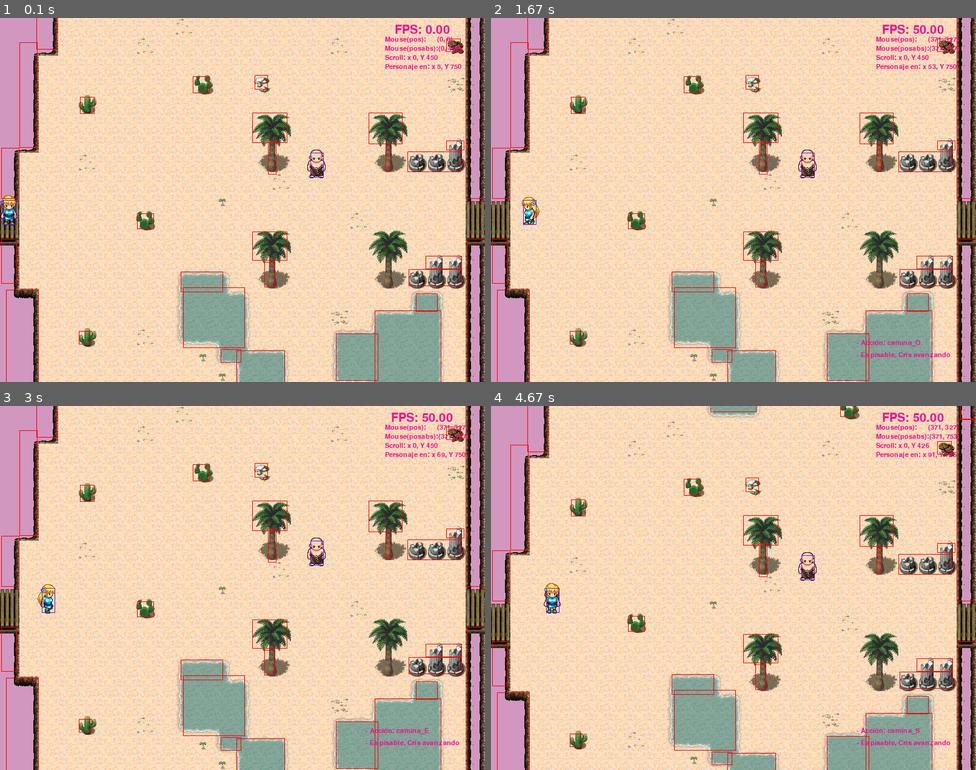
Above: before the commit, frames 1-4 (two rows, left to right).
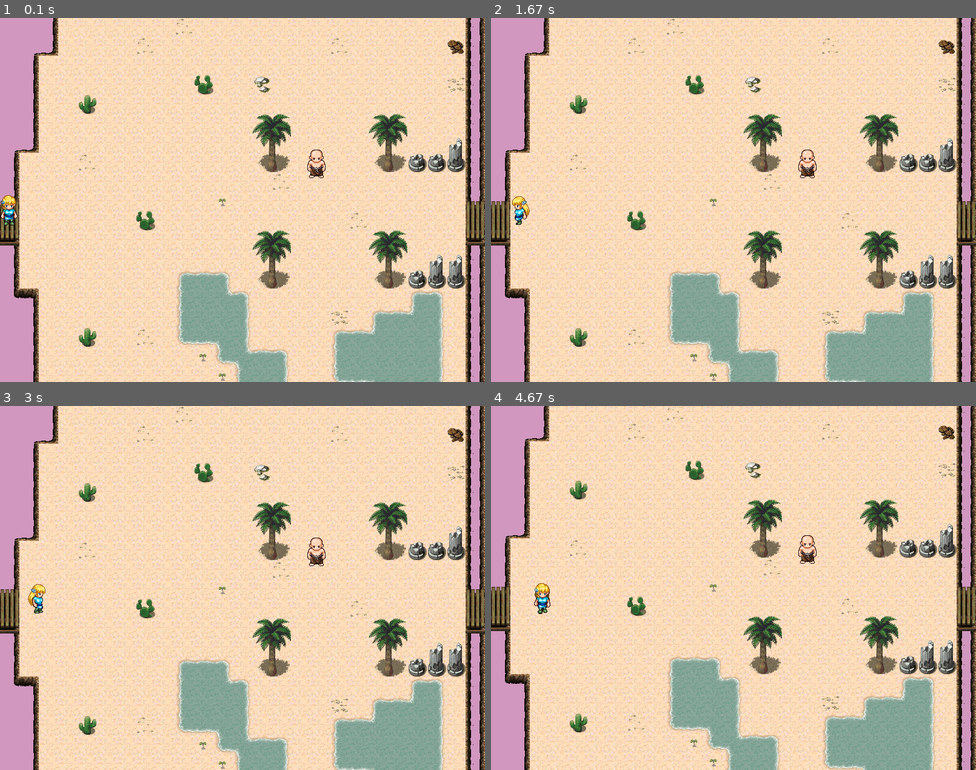
Above: after the commit, the same moments.

Repository: BigfooTsp/Pygame.Cris
Game: pygame game, started from juego.py
Same seed, same stepped clock (60 frames per second), same inputs: the game is played once before the commit and once after it.
Inputs (mouse positions are in pixels of both pictures, inside the frame that each line leads up to):
- Up to frame 1 (0.1 s): no input
- Up to frame 2 (1.67 s): hold P 0.33-0.8 s; hold Right 0.33-0.8 s; move the mouse to (714, 214) at 0.37 s; hold Right 0.83-1.3 s; hold Left 1.33-1.63 s
- Up to frame 3 (3 s): hold Right 1.67-2.13 s; hold Left 2.17-2.7 s; hold Right from 2.73 s (still down)
- Up to frame 4 (4.67 s): release Right at 3.03 s; hold Left 3.07-3.47 s; hold Up 3.5-3.87 s; hold Right 3.9-4.53 s; hold Down from 4.57 s (still down)

The runs differ from the first frame. In frame 1, 1.8% of the frame differs, in the area x 0-100%, y 0-100%; in frame 2, 2.4%; in frame 3, 2.4%; in frame 4, 29%.

Commit message:
Añadida pausa en el juego

Diff:
--- a/gamemanager/gamemanager.py
+++ b/gamemanager/gamemanager.py
@@ -23,10 +23,12 @@
 		pygame.display.set_caption('Cris en El Collao')
 		self.test_mode 	= test_mode 			# Estableciendo variable para modo test.
 		self.mouse_pos 	= (0,0)
+
 		# pygame.display.setimage
 		self.background = pygame.Surface(self.screen.get_size())
 		self.background = self.background.convert()
 		self.background.fill((209, 151, 191))
+		self._pausa = 0 # Se completa con un objeto pauseState instanciado en 'juego.py'
 		# instancia de personaje principal
 		self.player 	= elementos.Elemento('Cris', 'personaje_principal', (5,750), focus=True)
 
@@ -57,27 +59,22 @@
 		self.states[-1].start()
 
 	def pushState(self, gameState):
-		'''Inicia un state manteniendo la actual en pausa'''
-		print("iniciar state")
+		''' Pausa del juego'''
+		# El gameState debería de ser la pantalla de pausa.
 
 		if len(self.states) > 0:
-			state = self.states.pop()
-			state.pause()
+			self.states[-1].pause()
 
 		self.states.append(gameState)
 		self.states[-1].start()
 
-	def popstate(self, gameState):
+	def popState(self):
 		'''Retoma un state pausado anteriormente'''
 		print("retomando state")
 
 		if len(self.states) > 0:
-			state = self.states.pop()
-			state.cleanUp()
-
-		self.states.append(gameState)
+			self.states.pop()
 		self.states[-1].resume()
-
 
 	def quit(self):
 		'''Cierra el juego'''
@@ -94,15 +91,13 @@
 		''' Gestión de eventos manuales'''
 		teclado  = pygame.key.get_pressed()
 
-		for event in events:
+		for event in events: 									# Control del personaje
 			if event.type == pygame.QUIT:
 				self.quit()
-
-			if event.type == pygame.MOUSEMOTION:
-		            # imprime la posición del mouse
+			if event.type == pygame.MOUSEMOTION:				# imprime la posición del mouse
 		            self.mouse_pos = (pygame.mouse.get_pos())
 			else:
-				self.states[-1].handleEvents(event, teclado)
+				self.states[-1].handleEvents(event, teclado) 	# Control desde el State.
 
 		# Hacer pausa
 		#pygame.time.delay(milliseconds) -> int
--- a/gamemanager/states/CollaoState.py
+++ b/gamemanager/states/CollaoState.py
@@ -26,7 +26,6 @@
 		self.grupoelementos 	= grupo_state.GrupoState()			# grupo de objetos y personajes.
 		self.crear_elementos()	# configura self.grupoelementos con personajes y objetos del mapa
 		self.sonidos()
-		self.pause = False
 		self.test 		= [[]]	# listado de mensajes para modo test.
 
 
@@ -82,13 +81,11 @@
 
 	def pause(self):
 		print("GameState CollaoState Paused")
-		self.parent.pushState(PauseState)
+		pass
 
 	def resume(self):
 		print("GameState CollaoState Resumed")
-		if self.pause:
-			self.pause = False
-
+		pass
 
 	########################################################
 	################ BUCLE DE LA  PANTALLA #################
@@ -149,6 +146,11 @@
 			self.grupoelementos.elements[personaje].calc_nextaction('camina_O')
 			self.sonido_start('paso')
 
+		# Pausa
+		if teclado[pygame.K_p]:
+			self.parent.pushState(self.parent._pausa)
+
+
 		# añadir pausa
 			'''
 			if event.type == pygame.KEYDOWN:
--- /dev/null
+++ b/gamemanager/states/StateBase.py
@@ -0,0 +1,201 @@
+import pygame
+from pygame.locals import *
+from gamemanager.states import gamestate
+from utilidades import utils, scrolling
+import escenario, elementos, grupo_state
+
+class CollaoState(gamestate.GameState):
+	''' Clase básica de State de la que heredarán el resto de pantallas
+	y que dirige una fase del juego '''
+
+
+	#----------------------------------------------------
+	# Tareas:
+		# [x] Añadir mapa y personajes.
+		# [x] Configurando handle events para cambiar nextaction del personaje.
+		# configurar colisiones.
+		# configurar eventos.
+	#----------------------------------------------------
+
+	def __init__(self, parent):
+		print ('....instanciando pantalla CollaoState...')
+
+		self.parent 	= parent 							# parent es el gameManager
+		self._mapa 		= escenario.Mapa('mapadesierto') 			# Creando mapa.
+		self.camara 	= scrolling.Camara(self.parent.screen, self._mapa)
+		self.grupoelementos 	= grupo_state.GrupoState()			# grupo de objetos y personajes.
+		self.crear_elementos()	# configura self.grupoelementos con personajes y objetos del mapa
+		self.sonidos()
+		self.pause = False
+		self.test 		= [[]]	# listado de mensajes para modo test.
+
+
+	def crear_elementos(self):
+		''' Creación inicial del grupo de personajes y objetos '''
+
+		# Mapa
+		self.grupoelementos.mapanopisable = self._mapa._nopisable 	# enviando a 'elementos' rectángulos nopisables del mapa.
+		# Personajes: nombre, tipo, map_pos=[0,0], focus=False
+		self.grupoelementos.add(self.parent.player) 					# Cris, personaje principal
+		self.grupoelementos.add(elementos.Elemento('Piti', 'personaje_secundario',  [16*32, 21*32],))
+		# Objetos: {nombre:rect, ...}
+		for k,v in self._mapa._objetos_escenario.items():
+			map_pos = v.topleft
+			self.grupoelementos.add('k', 'objeto_escenario', map_pos, rect=v) # objeto sin sprite.
+			# Configurar características individuales de objetos si se requiere.
+			# Nota: Es posible que se puedan añadir atributos en tiledmaps
+			# 		y procesarlos aquí luego automáticamente.
+			# Nota2: Para cambiar la velocidad cambiar su variable orientacion.
+			# Nota: Para añadir una conducta, siempre utilizar el metodo add() de elementos.Conducta.
+		# añadir rectángulos de colisión del mapa:
+		self.grupoelementos.mapanopisable = self._mapa._nopisable
+
+
+	def sonidos(self):
+		# Sonido de fondo
+		fondo = pygame.mixer.music.load('utilidades/sonido/forest.ogg') # música de fondo.
+		pygame.mixer.music.play(loops=-1)
+
+		# sonido de pasos
+		self.s_paso = pygame.mixer.Sound('utilidades/sonido/step.ogg')    # Paso
+
+	def sonido_start(self, sonido, canal=1, volumen = 1):
+		canal = pygame.mixer.Channel(canal)
+		canal.set_volume(volumen)
+
+		if canal.get_busy() == False:
+			if sonido == 'paso':
+				canal.play(self.s_paso)
+
+
+	########################################################
+	########## GESTIÓN DE ESTADO DE LA PANTALLA ############
+	########################################################
+
+	def start(self):
+		print('........GameState CollaoState started')
+		pass
+
+	def cleanup(self):
+		print("GameState CollaoState Cleaned")
+		pass
+
+	def pause(self):
+		print("GameState CollaoState Paused")
+		self.parent.pushState(PauseState)
+
+	def resume(self):
+		print("GameState CollaoState Resumed")
+		if self.pause:
+			self.pause = False
+
+
+	########################################################
+	################ BUCLE DE LA  PANTALLA #################
+	########################################################
+
+
+	def update(self):
+		''' Actualiza el juego en función de los eventos.'''
+        #------------------------------------------------
+		# -0- Si no está en pausa:
+		# -1- Detecta colisiones y las manda gestionar si las hay
+		# 		- paralelo a handleEvents. (x.nextaction, x.nextpos)
+		# 		- Gestiona nuevo evento por colisión, si se requiere, que deriva en
+		#			nueva acción (nexaction) o en una lista de acciones (conducta_programada)
+		# -2- Actualizar elementos
+		# 		+ Comprueba si las nuevas posiciones son pisables.
+		# 		+ selecciona elementos con siguientes acciones.
+		#			+ cambia el sprite.
+		#			+  Emite sonidos de movimiento
+		# 			+ borra nextpos si no es pisable.
+		#		+ Actualiza las posiciones actuales por nextpos y nextaction
+		# 		+ Actualiza sus rectángulos
+		#		+ Actualiza siguientes acciones futuras si hay conducta programada. (element.update())
+		# -3- Actualiza scroll (posiciones antes de dibujar)
+		# 		+ obtiene scroll y scrollpos
+		# 		+ Actualiza la variable 'scroll_pos' de los elementos (que indicará su pos en pantalla).
+		# -5- Dibuja la pantalla
+		#		+- Layers con sprites teniendo en cuenta alturas y preferencias.
+
+		# -7- [.]?? Cuando finalice la pantalla se actualizará parent.player
+        #------------------------------------------------
+
+		self.colisiones(self.grupoelementos.intercolision())
+		self.grupoelementos.update()
+		focus = self.grupoelementos.focus()
+		focus_map_pos = self.grupoelementos.elements[focus].map_pos
+		self.scroll, self.scrollpos = self.camara.update_scroll(focus_map_pos)
+		self.grupoelementos.update_scrollpos(self.scroll, self.scrollpos)
+
+
+	def handleEvents(self, event, teclado):
+		''' gestión de eventos de teclado '''
+
+		personaje = self.grupoelementos.focus()
+
+		# movimiento (Modifica 'nextaction' del personaje principal.)
+			# [.] Hay que optimizar el control del personaje.
+		if teclado[pygame.K_UP]:
+			self.grupoelementos.elements[personaje].calc_nextaction('camina_N')
+			self.sonido_start('paso')
+		if teclado[pygame.K_DOWN]:
+			self.grupoelementos.elements[personaje].calc_nextaction('camina_S')
+			self.sonido_start('paso')
+		if teclado[pygame.K_RIGHT]:
+			self.grupoelementos.elements[personaje].calc_nextaction('camina_E')
+			self.sonido_start('paso')
+		if teclado[pygame.K_LEFT]:
+			self.grupoelementos.elements[personaje].calc_nextaction('camina_O')
+			self.sonido_start('paso')
+
+		# añadir pausa
+			'''
+			if event.type == pygame.KEYDOWN:
+				if event.key == pygame.P_ESCAPE:
+					self.parent.popstate(menustate.MenuState(self.parent)) '''
+
+	def colisiones(self, colisiones=False):
+		''' Gestiona las colsiones que tienen evento. '''
+
+		# {elemento1.nombre:[(elemento2.nombre, elemento2.tipo), ...}
+		if colisiones:
+
+			# test:
+			self.test[0] = []
+			for k,v in colisiones.items():
+				for col in v:
+					self.test[0].append('%s con %s'%(k,col))
+			self.test[0].append('!COLISIONES:')
+
+
+	def draw(self):
+		''' Dibuja el juego '''
+
+		self.parent.screen.blit(self.parent.background, (0,0))
+
+		l=0
+		for layer in self._mapa._mapatiles:
+		    for f in range(self.camara.inicial[0], self.camara.lim_bottom[0]+1):
+		        for c in range(self.camara.inicial[1], self.camara.lim_right[1]+1):
+		        	self.parent.screen.blit(self._mapa._mapatiles[l][f][c], self.camara.plot(f, c))
+		    l += 1
+
+		for element in self.grupoelementos.elements.values():
+		    element.dibujar(self.parent.screen)
+
+
+	########################################################
+	#### GESTIÓN DE COLISIONES Y EVENTOS DE LA PANTALLA ####
+	########################################################
+
+
+	def MisionesState (self):
+		''' Gestiona las misiones activas y el estado de la pantalla en general '''
+		None
+
+	def Mision1 (self):
+		''' Misión 1 de la pantalla.'''
+		None
+
+	# Definir las actuaciones de personajes. es posible que desde update y con un reloj
--- a/gamemanager/states/__init__.py
+++ b/gamemanager/states/__init__.py
@@ -1 +1 @@
-__all__ = ["gamestate", "menustate", "CollaoState", "InternadoState", "LaTorreState"]
+__all__ = ["gamestate", "menustate", "CollaoState", "InternadoState", "LaTorreState", "pausastate"]
--- /dev/null
+++ b/gamemanager/states/pausastate.py
@@ -0,0 +1,55 @@
+import pygame, os
+from pygame.locals import *
+from gamemanager.states import gamestate
+from utilidades import utils
+import escenario, elementos
+
+class PausaState(gamestate.GameState):
+
+	def __init__(self, parent):
+		print ('....instanciando pantalla Pausa...')
+
+		self.parent = parent # parent es el gameManager
+		self.screen_rect = parent.screen.get_rect()
+
+		# Cargando texto
+		self.texto1 = utils.texto(
+				'PAUSA',
+				self.screen_rect.centerx, self.screen_rect.centery-30,
+				65,
+				fuente = 0)
+		self.texto2 = utils.texto(
+				'presione una tecla para continuar',
+				self.screen_rect.centerx, self.screen_rect.centery+30,
+				25,
+				fuente = 0)
+
+
+
+	def start(self):
+		print('........PAUSA')
+
+		pygame.mixer.music.pause()
+
+		pass
+
+
+	def handleEvents(self, event, teclado):
+		''' gestión de eventos de teclado '''
+
+		# añadir otros eventos
+		if event.type == pygame.KEYDOWN:
+			if event.key:
+				pygame.mixer.music.unpause()
+				self.parent.popState()
+
+		return
+
+
+	def update(self):
+		None
+
+	def draw(self):
+		self.parent.screen.blit(self.parent.background, (0,0))
+		self.parent.screen.blit(self.texto1[0], (self.texto1[1].topleft))
+		self.parent.screen.blit(self.texto2[0], (self.texto2[1].topleft))
--- a/juego.py
+++ b/juego.py
@@ -2,15 +2,16 @@
 from pygame.locals import *
 
 from gamemanager.gamemanager import GameManager
-from gamemanager.states import CollaoState, menustate
+from gamemanager.states import CollaoState, menustate, pausastate
 
 # Activar o descativar modo test.
-test_mode = True
+test_mode = False
 
 if __name__ == '__main__':
 
 	#[-] añadir modotest como parámetro pero seguir gestionándolo desde allí.
 	game = GameManager(test_mode) #modo test como parámetro
+	game._pausa = pausastate.PausaState(game)
 	game.changeState(CollaoState.CollaoState(game))
 
 
Empty file removed: gamemanager/states/pausestate.py
